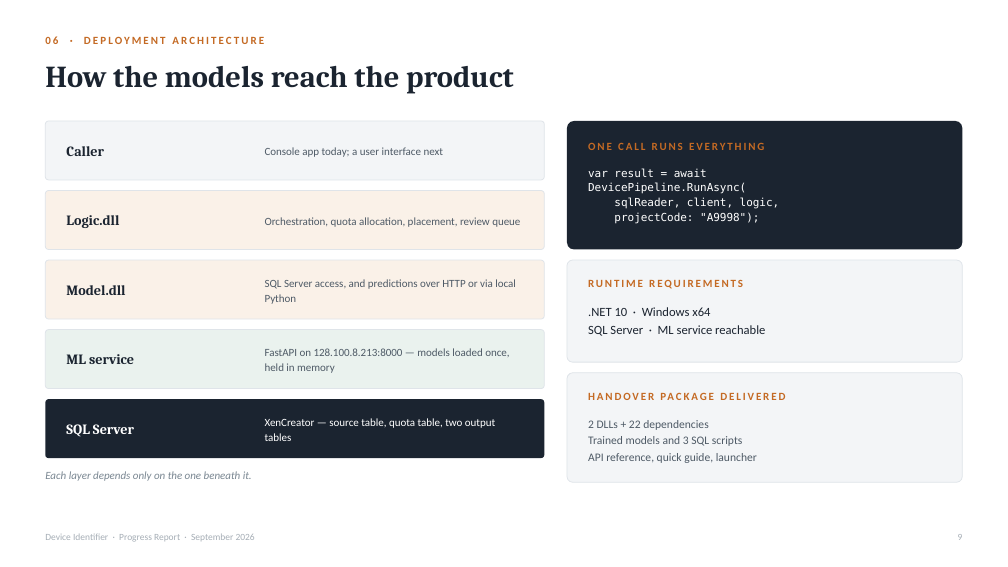
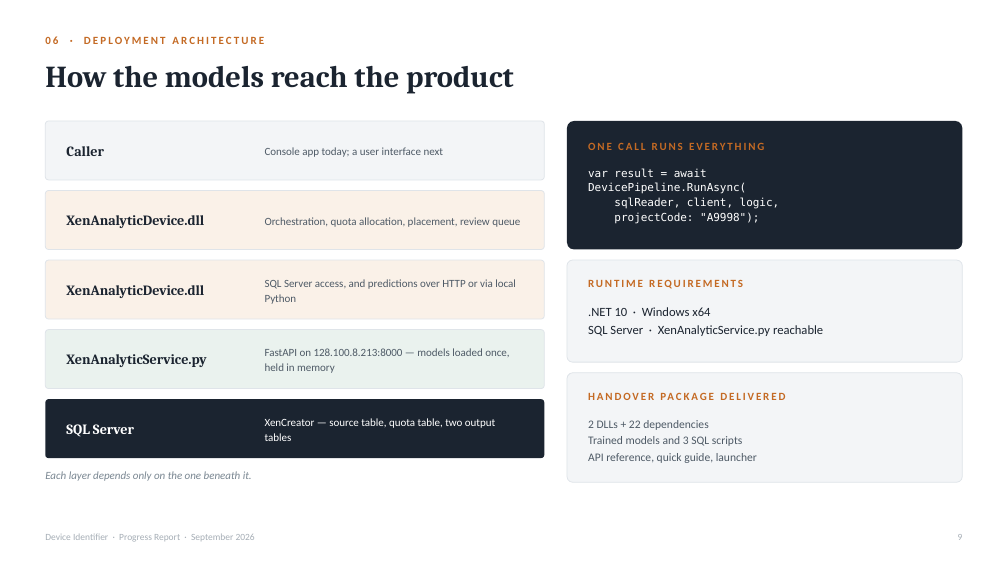
Before and after one commit to Syaziyah30/DeviceCluster, a slide deck: slide 9 of Reference/DeviceIdentifierProgress.pptx. Drawn at 1008x567 pixels with LibreOffice and Linux fonts; fonts in the diff are those of the drawing. Boxes give left, top, right and bottom in pixels: in the first picture for what was removed or moved away, otherwise in the second. Text is boxed around its words. In the diff, an @@ line names an element or a change of style, - is before the commit and + after.

```diff
--- a/Reference/DeviceIdentifierProgress.pptx
+++ b/Reference/DeviceIdentifierProgress.pptx
@@ text at (66, 215, 204, 228): text changed @@
-Logic.dll
+XenAnalyticDevice.dll
@@ text at (66, 285, 204, 298): text changed @@
-Model.dll
+XenAnalyticDevice.dll
@@ text at (588, 325, 823, 336): text changed @@
-SQL Server · ML service reachable
+SQL Server · XenAnalyticService.py reachable
@@ text at (66, 354, 206, 367): text changed @@
-ML service
+XenAnalyticService.py
```
Also in this commit, not shown: 6 other slides changed, 4 other files.
